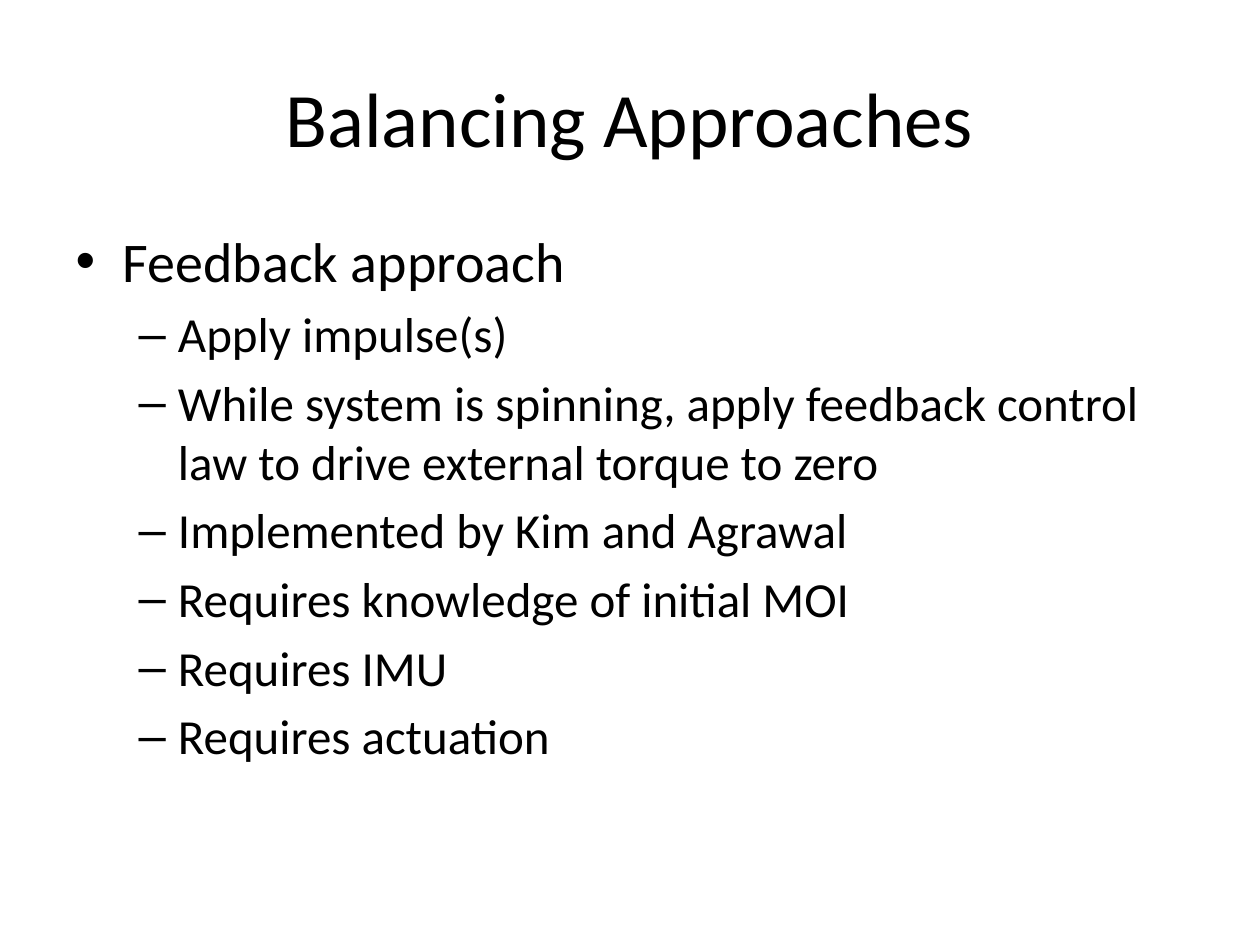
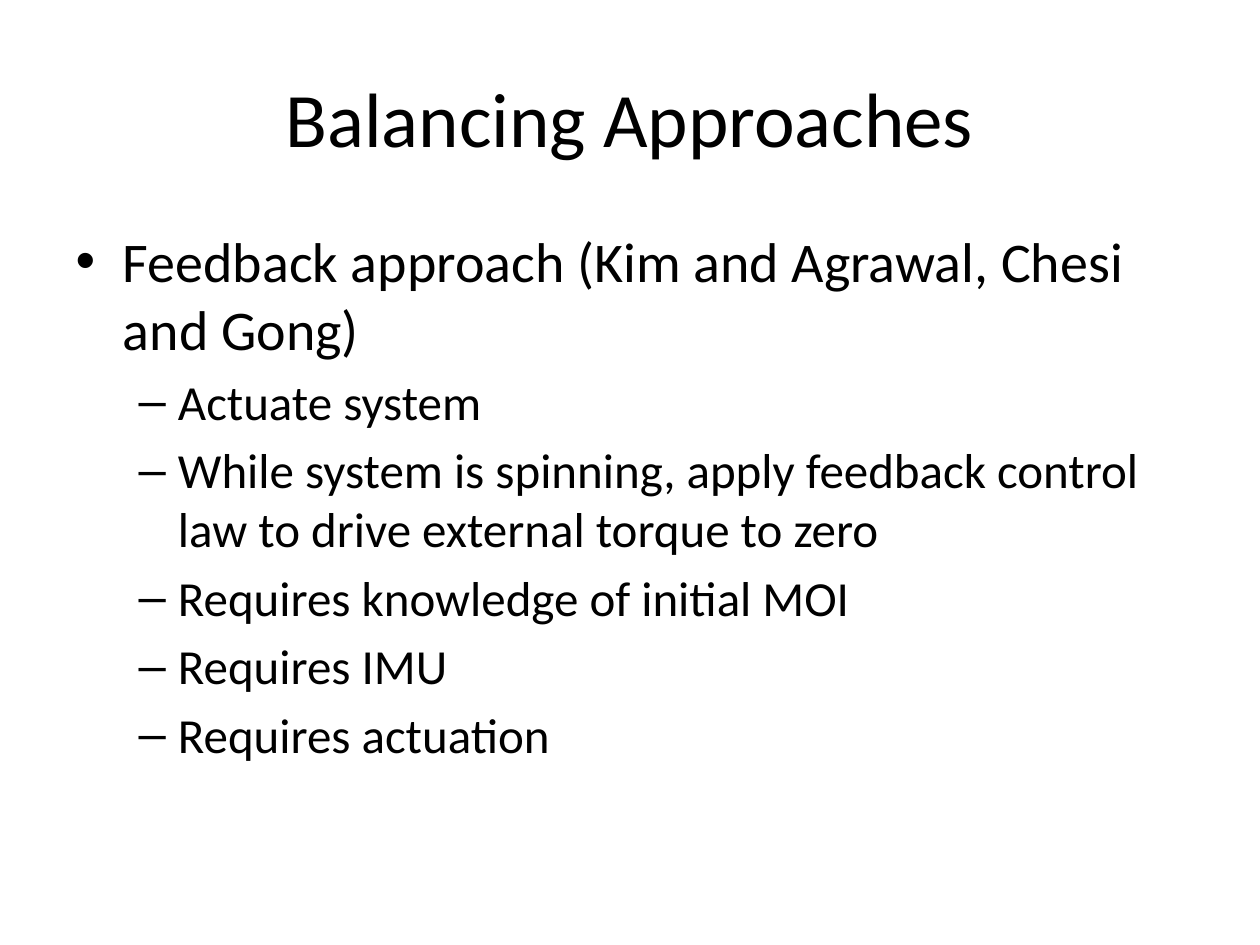
Before and after one commit to drivkin/Autobalance, a slide deck: slide 13 of presentations/balancer pres 1.pptx (slide 7 before the commit). Drawn at 1260x945 pixels with LibreOffice and Linux fonts; fonts in the diff are those of the drawing. Boxes give left, top, right and bottom in pixels: in the first picture for what was removed or moved away, otherwise in the second. Text is boxed around its words. In the diff, an @@ line names an element or a change of style, - is before the commit and + after.

```diff
--- a/presentations/balancer pres 1.pptx
+++ b/presentations/balancer pres 1.pptx
@@ text at box(123, 241, 1123, 428): text changed @@
-• Feedback approach
-  – Apply impulse(s)
+• Feedback approach (Kim and Agrawal, Chesi and Gong)
+  – Actuate system
@@ text at box(178, 514, 848, 557): paragraph removed @@
-  – Implemented by Kim and Agrawal
```
Also in this commit, not shown: 3 other slides changed, 13 slides added, 1 slide removed, 12 other files.
